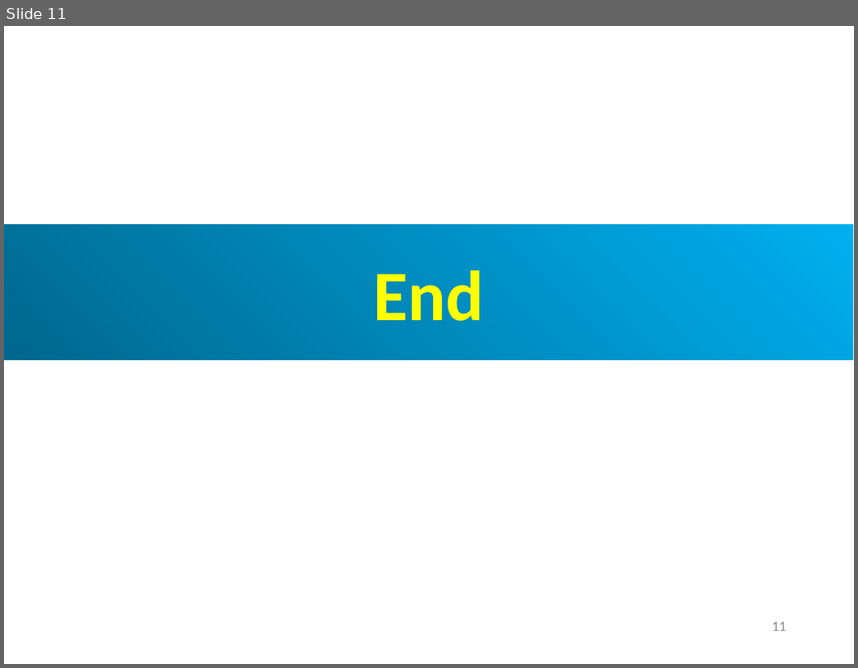
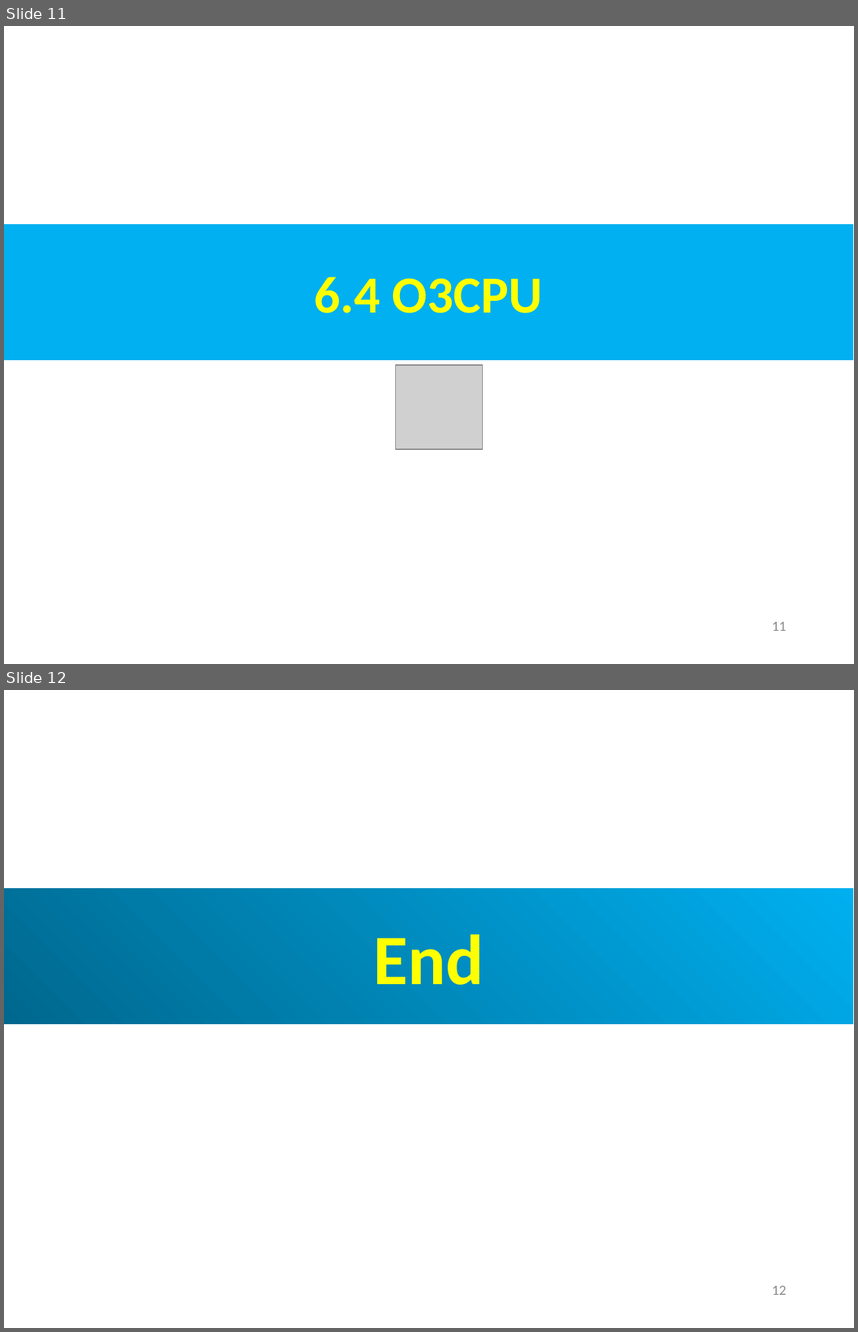
Before and after one commit to peterhchen/AIU_CS850_Gem5_McPAT, a slide deck: 050_Gem5/007.CPUModel/000_Video/007.CPUModel.ppt. Shown one above the other, each under a label of ours: slide 11 before the commit, slides 11 and 12 after it. The pictures are 858x668 and 858x1332 pixels, drawn with LibreOffice and Linux fonts; fonts in the diff are those of the drawing; grey boxes stand for pictures. Boxes give left, top, right and bottom in pixels: in the first picture for what was removed or moved away, otherwise in the second. Text is boxed around its words. In the diff, an @@ line names an element or a change of style, - is before the commit and + after.

```diff
--- a/050_Gem5/007.CPUModel/000_Video/007.CPUModel.ppt
+++ b/050_Gem5/007.CPUModel/000_Video/007.CPUModel.ppt
@@ slide 11 added at (4,26,854,664), background #FFFFFF @@
@@ rectangle added at (4,224,853,360), fill #00B0F0, 44 pt, text #FFFF00, bold @@
+6.4 O3CPU
@@ picture added at (396,365,483,450) @@
@@ page number added at (772,621,786,630), 12 pt, text #8B8B8B @@
+11
@@ what was slide 11 is now slide 12 @@
@@ page number at (772,1285,786,1294): text changed @@
-11
+12
```
Also in this commit, not shown: 3 slides changed, 1 other slide added, 1 slide removed.
